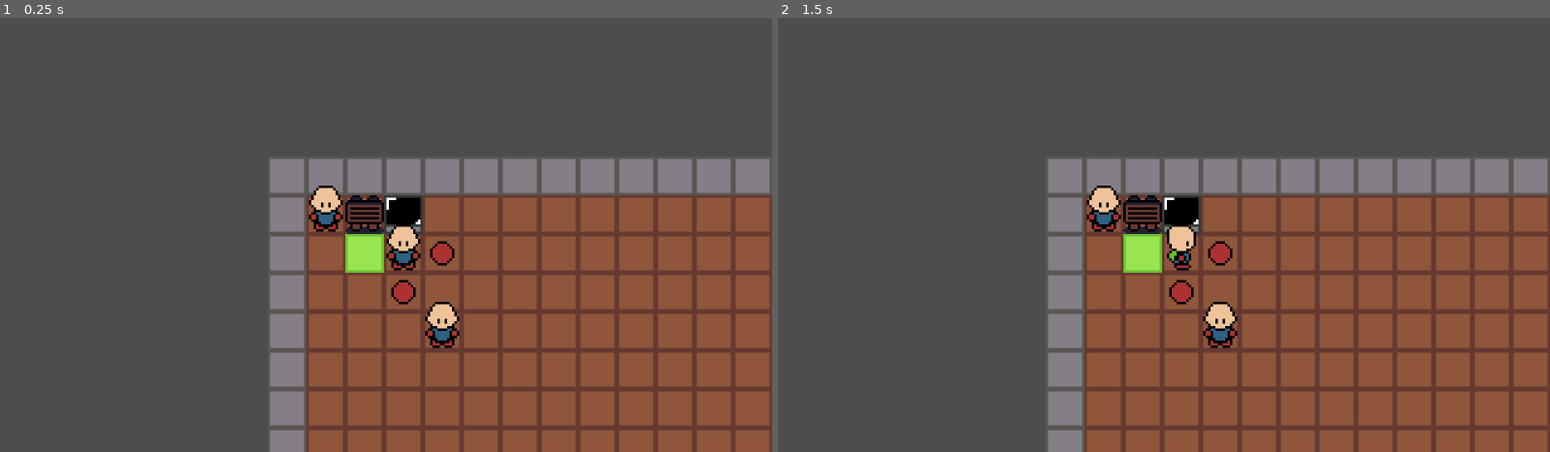
Above: before the commit, frames 1-2 (left to right).
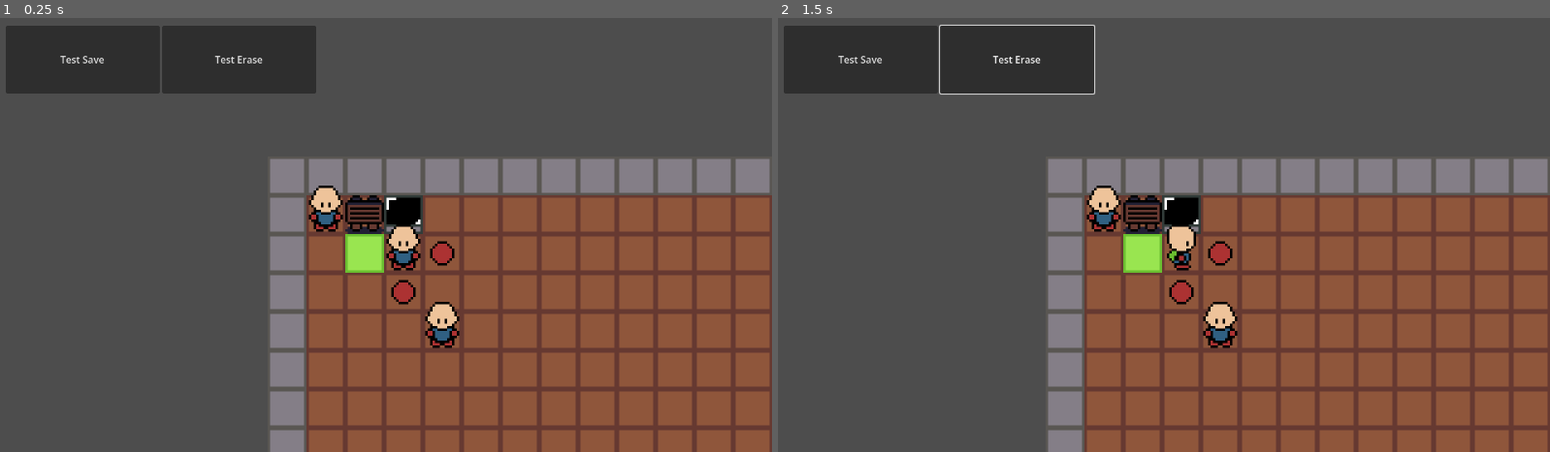
Above: after the commit, the same moments.

Repository: jevonsp/monster-tamer
Game: Godot game, scene res://main/main.tscn
Same seed, same stepped clock (60 frames per second), same inputs: the game is played once before the commit and once after it.
Inputs (mouse positions are in pixels of both pictures, inside the frame that each line leads up to):
- Up to frame 1 (0.25 s): no input
- Up to frame 2 (1.5 s): click (862, 61) at 0.5 s, where only the run after the commit has a clickable "Test Save"; move the mouse to (1333, 213) at 1.27 s; hold D (right) from 1.28 s (still down); hold Shift from 1.28 s (still down); click (1333, 213) at 1.42 s

The runs differ from the first frame. In frame 1, 6.2% of the frame differs, in the area x 0-41%, y 1-18%; in frame 2, 6.3%, in the area x 0-42%, y 1-18%.

Commit message:
Save/Load + Title Screen

Diff:
--- /dev/null
+++ b/classes/saving-loading/SavedData.gd
@@ -0,0 +1,7 @@
+extends Resource
+class_name SavedData
+
+@export var position: Vector2 = Vector2.ZERO
+@export var node_path: NodePath
+
+@export var is_obtained: bool = false
--- /dev/null
+++ b/classes/saving-loading/SavedGame.gd
@@ -0,0 +1,8 @@
+extends Resource
+class_name SavedGame
+
+@export var player_position: Vector2 = Vector2.ZERO
+@export var player_party: Array[Monster] = []
+@export var player_storage: Dictionary[int, Monster] = {}
+
+@export var saved_data_array: Array[SavedData] = []
--- /dev/null
+++ b/classes/saving-loading/SaverLoader.gd
@@ -0,0 +1,68 @@
+"""
+https://docs.godotengine.org/en/stable/tutorials/io/data_paths.html
+~/.local/share/godot/app_userdata/
+"""
+extends Node
+const MAIN = preload("res://main/main.tscn")
+var loaded_scene: Node2D
+@onready var game_root = $"."
+
+func load_level(scene: PackedScene) -> void:
+	var new_scene = scene.instantiate()
+	set_loaded_level(new_scene)
+	toggle_visible()
+	game_root.add_child(new_scene)
+
+
+func set_loaded_level(node: Node) -> void:
+	loaded_scene = node
+
+
+func toggle_visible() -> void:
+	loaded_scene.visible = not loaded_scene.visible
+
+
+func save_game() -> void:
+	var saved_game: SavedGame = SavedGame.new()
+
+	var player: Player = get_tree().get_first_node_in_group("player")
+	if player:
+		saved_game = save_player(saved_game, player)
+
+	var saved_data_array: Array[SavedData] = []
+	get_tree().call_group("save_object", "on_save_game", saved_data_array)
+	saved_game.saved_data_array = saved_data_array
+
+	ResourceSaver.save(saved_game, "user://savegame.tres")
+
+
+func load_game() -> void:
+	var saved_game: SavedGame = ResourceLoader.load("user://savegame.tres") as SavedGame
+
+	var player = get_tree().get_first_node_in_group("player")
+	if player:
+		load_player(saved_game, player)
+
+	get_tree().call_group("save_object", "on_before_load_game")
+	get_tree().call_group("save_object", "on_load_game", saved_game.saved_data_array)
+
+
+func erase_saved_game() -> bool:
+	if FileAccess.file_exists("user://savegame.tres"):
+		DirAccess.remove_absolute("user://savegame.tres")
+		return true
+	return false
+
+
+func save_player(saved_game: SavedGame, player: Player) -> SavedGame:
+	saved_game.player_position = player.global_position
+	saved_game.player_party = player.party_handler.party
+	saved_game.player_storage = player.party_handler.storage
+
+	return saved_game
+
+
+func load_player(saved_game: SavedGame, player: Player):
+	player.global_position = saved_game.player_position
+	player.party_handler.party = saved_game.player_party
+	player.party_handler.storage = saved_game.player_storage
--- /dev/null
+++ b/classes/saving-loading/save_tester.gd
@@ -0,0 +1,9 @@
+extends Control
+
+
+func _on_button_pressed() -> void:
+	SaverLoader.save_game()
+
+
+func _on_button_2_pressed() -> void:
+	SaverLoader.erase_saved_game()
--- /dev/null
+++ b/classes/saving-loading/save_tester.tscn
@@ -0,0 +1,32 @@
+[gd_scene format=3 uid="uid://65a5ermnwm58"]
+
+[ext_resource type="Script" uid="uid://y3yk1gfcm5t6" path="res://classes/saving-loading/save_tester.gd" id="1_8gvh7"]
+
+[node name="SaveTester" type="Control" unique_id=1586745583]
+layout_mode = 3
+anchors_preset = 15
+anchor_right = 1.0
+anchor_bottom = 1.0
+grow_horizontal = 2
+grow_vertical = 2
+script = ExtResource("1_8gvh7")
+
+[node name="BoxContainer" type="BoxContainer" parent="." unique_id=572344715]
+layout_mode = 0
+offset_left = 16.0
+offset_top = 16.0
+offset_right = 528.0
+offset_bottom = 128.0
+
+[node name="Button" type="Button" parent="BoxContainer" unique_id=765772386]
+layout_mode = 2
+size_flags_horizontal = 3
+text = "Test Save"
+
+[node name="Button2" type="Button" parent="BoxContainer" unique_id=1042759295]
+layout_mode = 2
+size_flags_horizontal = 3
+text = "Test Erase"
+
+[connection signal="pressed" from="BoxContainer/Button" to="." method="_on_button_pressed"]
+[connection signal="pressed" from="BoxContainer/Button2" to="." method="_on_button_2_pressed"]
--- a/main/main.tscn
+++ b/main/main.tscn
@@ -14,6 +14,7 @@
 [ext_resource type="PackedScene" uid="uid://cxpdnabe54fq0" path="res://ui/overworld_text_box.tscn" id="9_grrlh"]
 [ext_resource type="PackedScene" uid="uid://qugnwvtxqunc" path="res://ui/storage.tscn" id="9_jofbb"]
 [ext_resource type="PackedScene" uid="uid://jmc7gqpbmo2n" path="res://world_objects/interactable/npc/components/npc_respawn_component.tscn" id="10_0i4oc"]
+[ext_resource type="PackedScene" uid="uid://65a5ermnwm58" path="res://classes/saving-loading/save_tester.tscn" id="10_d00gp"]
 [ext_resource type="PackedScene" uid="uid://drjlut2xdgcjc" path="res://ui/menu.tscn" id="11_bsumw"]
 [ext_resource type="PackedScene" uid="uid://yx0hpdrx2je4" path="res://ui/party.tscn" id="12_fwcvl"]
 [ext_resource type="PackedScene" uid="uid://2cylrl5md0pt" path="res://world_objects/interactable/static_object/sign.tscn" id="14_73k8k"]
@@ -75,6 +76,8 @@
 [node name="Storage" parent="Interfaces" unique_id=1376996790 instance=ExtResource("9_jofbb")]
 visible = false
 
+[node name="SaveTester" parent="Interfaces" unique_id=1586745583 instance=ExtResource("10_d00gp")]
+
 [node name="TestMap" parent="." unique_id=322966199 instance=ExtResource("2_pjrb6")]
 
 [node name="Player" parent="." unique_id=930582059 instance=ExtResource("1_53q0u")]
--- /dev/null
+++ b/main/title_screen.gd
@@ -0,0 +1,68 @@
+extends Control
+@onready var box_container: BoxContainer = $BoxContainer
+@onready var continue_button: Button = $BoxContainer/Continue
+@onready var new_game_button: Button = $BoxContainer/NewGame
+@onready var erase_save_button: Button = $BoxContainer/EraseSave
+var saved_game: SavedGame
+func _ready() -> void:
+	_prepare_buttons()
+	_bind_buttons()
+
+
+func _prepare_buttons() -> void:
+	var buttons = box_container.get_children()
+	for b: Button in buttons:
+		_toggle_button(b, false)
+	_toggle_button(new_game_button, true)
+	new_game_button.grab_focus()
+	if ResourceLoader.exists("user://savegame.tres"):
+		_toggle_button(continue_button, true)
+		continue_button.grab_focus()
+		_toggle_button(erase_save_button, true)
+
+
+func _bind_buttons() -> void:
+	var buttons = box_container.get_children()
+	for b: Button in buttons:
+		b.pressed.connect(_on_button_pressed.bind(b))
+
+
+func _on_button_pressed(button: Button) -> void:
+	match button.name:
+		"Continue":
+			_continue()
+		"NewGame":
+			_new_game()
+		"EraseSave":
+			_erase_save()
+
+
+func _toggle_button(button: Button, is_enabled: bool) -> void:
+	button.disabled = not is_enabled
+	if is_enabled:
+		button.modulate = Color.WHITE
+	else:
+		button.modulate = Color.TRANSPARENT
+
+
+func _continue() -> void:
+	SaverLoader.load_level(SaverLoader.MAIN)
+	SaverLoader.load_game()
+	SaverLoader.toggle_visible()
+	_close_title_screen()
+
+
+func _new_game() -> void:
+	SaverLoader.load_level(SaverLoader.MAIN)
+	SaverLoader.toggle_visible()
+	_close_title_screen()
+
+
+func _erase_save() -> void:
+	SaverLoader.erase_saved_game()
+	_prepare_buttons()
+
+
+func _close_title_screen() -> void:
+	get_parent().remove_child(self)
+	queue_free()
--- /dev/null
+++ b/main/title_screen.tscn
@@ -0,0 +1,76 @@
+[gd_scene format=3 uid="uid://bwmithvrs81lb"]
+
+[ext_resource type="Script" uid="uid://coyl3epbkw5dr" path="res://main/title_screen.gd" id="1_e5l7q"]
+
+[node name="TitleScreen" type="Control" unique_id=1206539597]
+layout_mode = 3
+anchors_preset = 15
+anchor_right = 1.0
+anchor_bottom = 1.0
+grow_horizontal = 2
+grow_vertical = 2
+script = ExtResource("1_e5l7q")
+
+[node name="BoxContainer" type="BoxContainer" parent="." unique_id=116915758]
+layout_mode = 1
+anchors_preset = 8
+anchor_left = 0.5
+anchor_top = 0.5
+anchor_right = 0.5
+anchor_bottom = 0.5
+offset_left = -256.0
+offset_top = -232.0
+offset_right = 256.0
+offset_bottom = 232.0
+grow_horizontal = 2
+grow_vertical = 2
+alignment = 1
+vertical = true
+
+[node name="Continue" type="Button" parent="BoxContainer" unique_id=1871493092]
+layout_mode = 2
+size_flags_vertical = 3
+
+[node name="Label" type="Label" parent="BoxContainer/Continue" unique_id=938587220]
+layout_mode = 1
+anchors_preset = 15
+anchor_right = 1.0
+anchor_bottom = 1.0
+grow_horizontal = 2
+grow_vertical = 2
+theme_override_font_sizes/font_size = 64
+text = "Continue"
+horizontal_alignment = 1
+vertical_alignment = 1
+
+[node name="NewGame" type="Button" parent="BoxContainer" unique_id=263335561]
+layout_mode = 2
+size_flags_vertical = 3
+
+[node name="Label" type="Label" parent="BoxContainer/NewGame" unique_id=1970304169]
+layout_mode = 1
+anchors_preset = 15
+anchor_right = 1.0
+anchor_bottom = 1.0
+grow_horizontal = 2
+grow_vertical = 2
+theme_override_font_sizes/font_size = 64
+text = "New Game"
+horizontal_alignment = 1
+vertical_alignment = 1
+
+[node name="EraseSave" type="Button" parent="BoxContainer" unique_id=730752493]
+layout_mode = 2
+size_flags_vertical = 3
+
+[node name="Label" type="Label" parent="BoxContainer/EraseSave" unique_id=1585338537]
+layout_mode = 1
+anchors_preset = 15
+anchor_right = 1.0
+anchor_bottom = 1.0
+grow_horizontal = 2
+grow_vertical = 2
+theme_override_font_sizes/font_size = 64
+text = "Erase Save"
+horizontal_alignment = 1
+vertical_alignment = 1
--- a/project.godot
+++ b/project.godot
@@ -18,6 +18,7 @@
 [autoload]
 
 Global="*uid://ceb6usvu15r15"
+SaverLoader="*uid://du1mlwngfelbr"
 
 [display]
 
@@ -33,6 +34,7 @@
 [global_group]
 
 interactable=""
+save_object=""
 
 [input]
 
--- a/world_objects/interactable/ground_item/ground_item.gd
+++ b/world_objects/interactable/ground_item/ground_item.gd
@@ -40,7 +40,24 @@
 func trigger(body) -> void:
 	if body is Player:
 		body.inventory_handler.add(item)
-	obtain()
+		obtain()
+
 
 func obtain() -> void:
 	is_obtained = true
+
+
+func on_save_game(saved_data_array: Array[SavedData]) -> void:
+	var new_saved_data = SavedData.new()
+
+	new_saved_data.node_path = get_path()
+	new_saved_data.is_obtained = is_obtained
+
+	saved_data_array.append(new_saved_data)
+
+
+func on_load_game(saved_data_array: Array[SavedData]) -> void:
+	for data: SavedData in saved_data_array:
+		if data.node_path == get_path():
+			if data.is_obtained:
+				obtain()
--- a/world_objects/interactable/ground_item/ground_item.tscn
+++ b/world_objects/interactable/ground_item/ground_item.tscn
@@ -6,7 +6,7 @@
 [sub_resource type="RectangleShape2D" id="RectangleShape2D_eferr"]
 size = Vector2(16, 16)
 
-[node name="GroundItem" type="StaticBody2D" unique_id=425176937 groups=["interactable"]]
+[node name="GroundItem" type="StaticBody2D" unique_id=425176937 groups=["interactable", "save_object"]]
 collision_layer = 8
 script = ExtResource("2_mxhni")
 
Not shown, added: classes/saving-loading/SavedData.gd.uid
Not shown, added: classes/saving-loading/SavedGame.gd.uid
Not shown, added: classes/saving-loading/SaverLoader.gd.uid
Not shown, added: classes/saving-loading/save_tester.gd.uid
Not shown, added: main/title_screen.gd.uid
